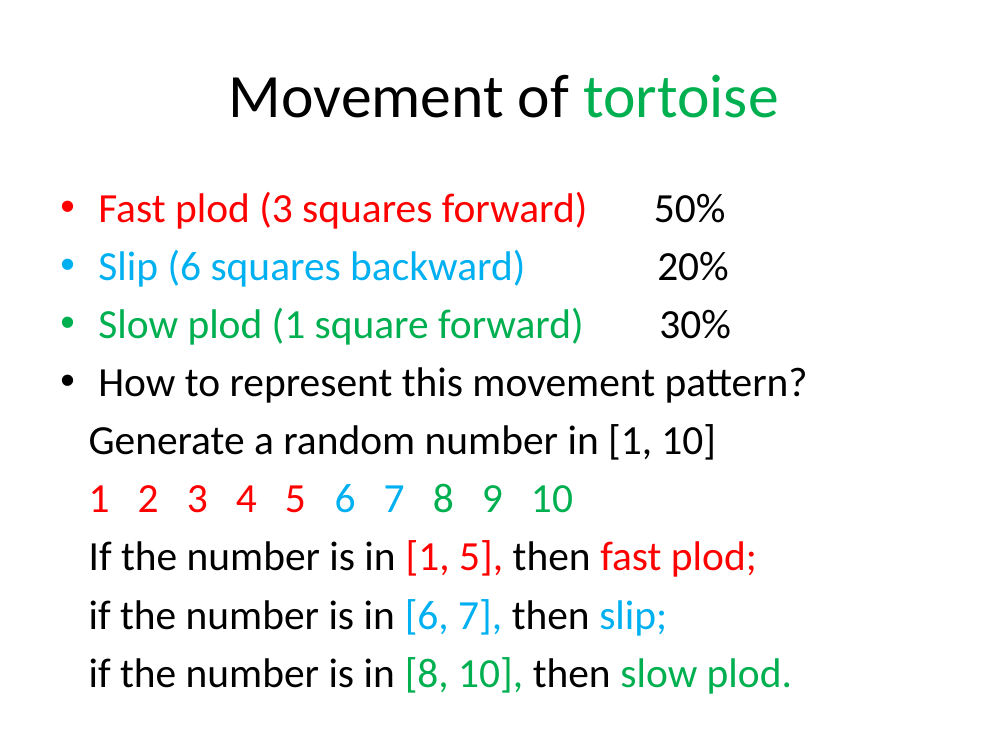
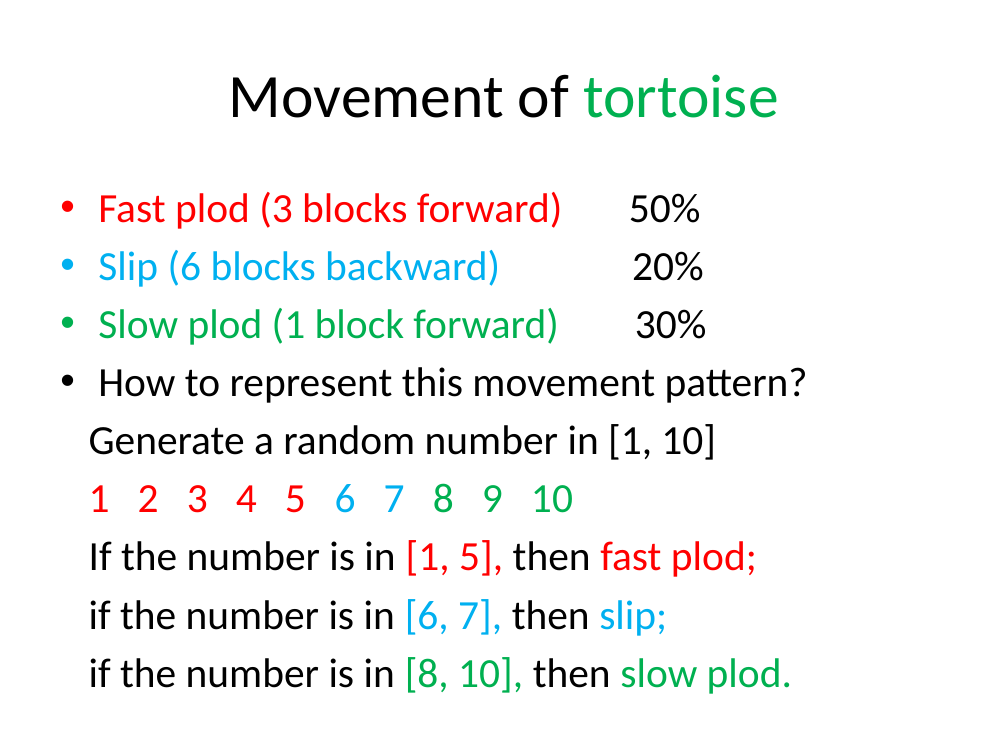
Before and after one commit to tong-yee/tong-yee.github.io, a slide deck: slide 4 of 135/projects/project3/project3_HareTortoiseCompetition.pptx. Drawn at 1008x756 pixels with LibreOffice and Linux fonts; fonts in the diff are those of the drawing. Boxes give left, top, right and bottom in pixels: in the first picture for what was removed or moved away, otherwise in the second. Text is boxed around its words. In the diff, an @@ line names an element or a change of style, - is before the commit and + after.

Commit message:
add Hare and Tortoise Competition

```diff
--- a/135/projects/project3/project3_HareTortoiseCompetition.pptx
+++ b/135/projects/project3/project3_HareTortoiseCompetition.pptx
@@ text at [98,192,707,345]: text changed @@
-• Fast plod (3 squares forward) 50%
-• Slip (6 squares backward) 20%
-• Slow plod (1 square forward) 30%
+• Fast plod (3 blocks forward) 50%
+• Slip (6 blocks backward) 20%
+• Slow plod (1 block forward) 30%
```
Also in this commit, not shown: 17 other slides changed, 3 slides added, 2 other files.
